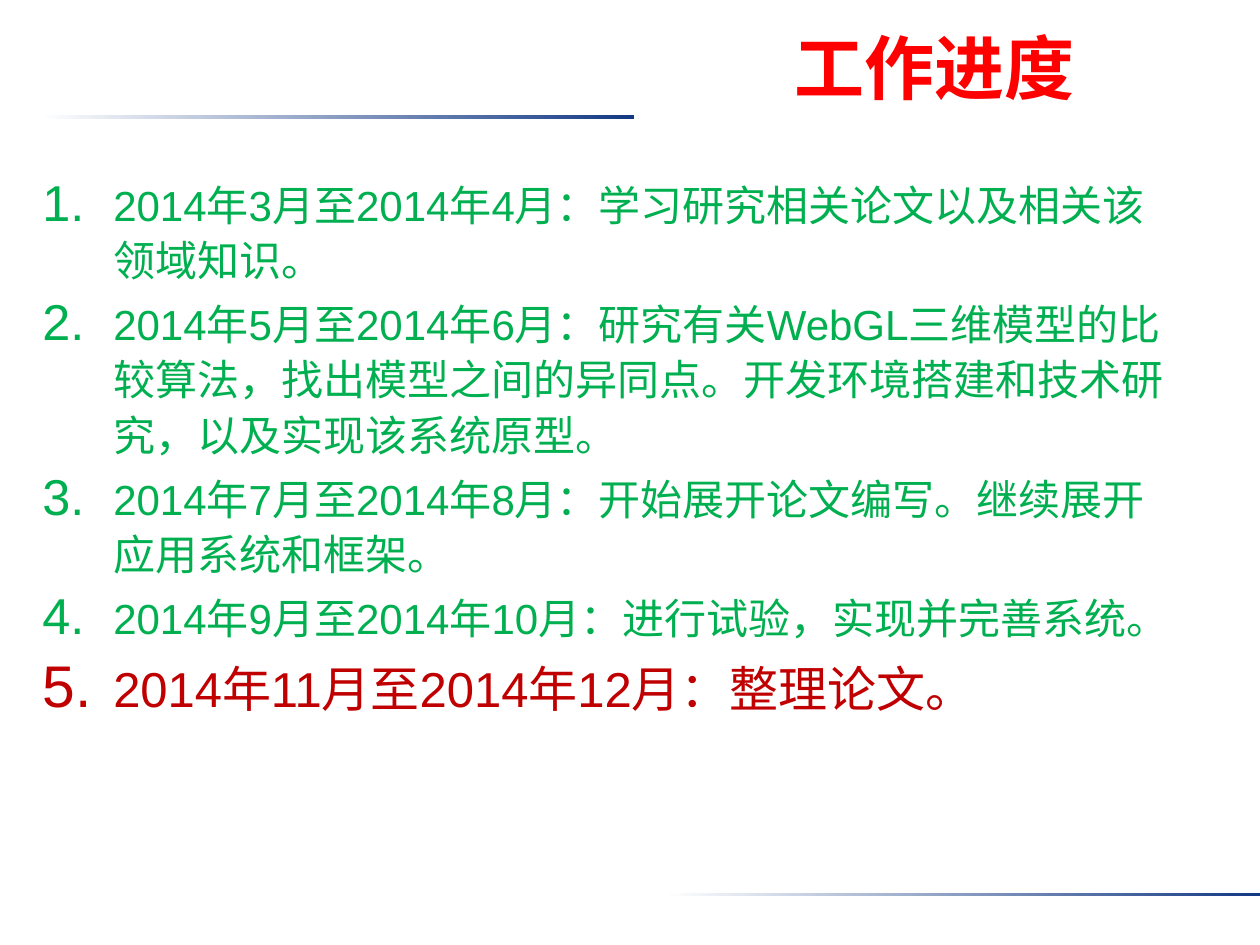
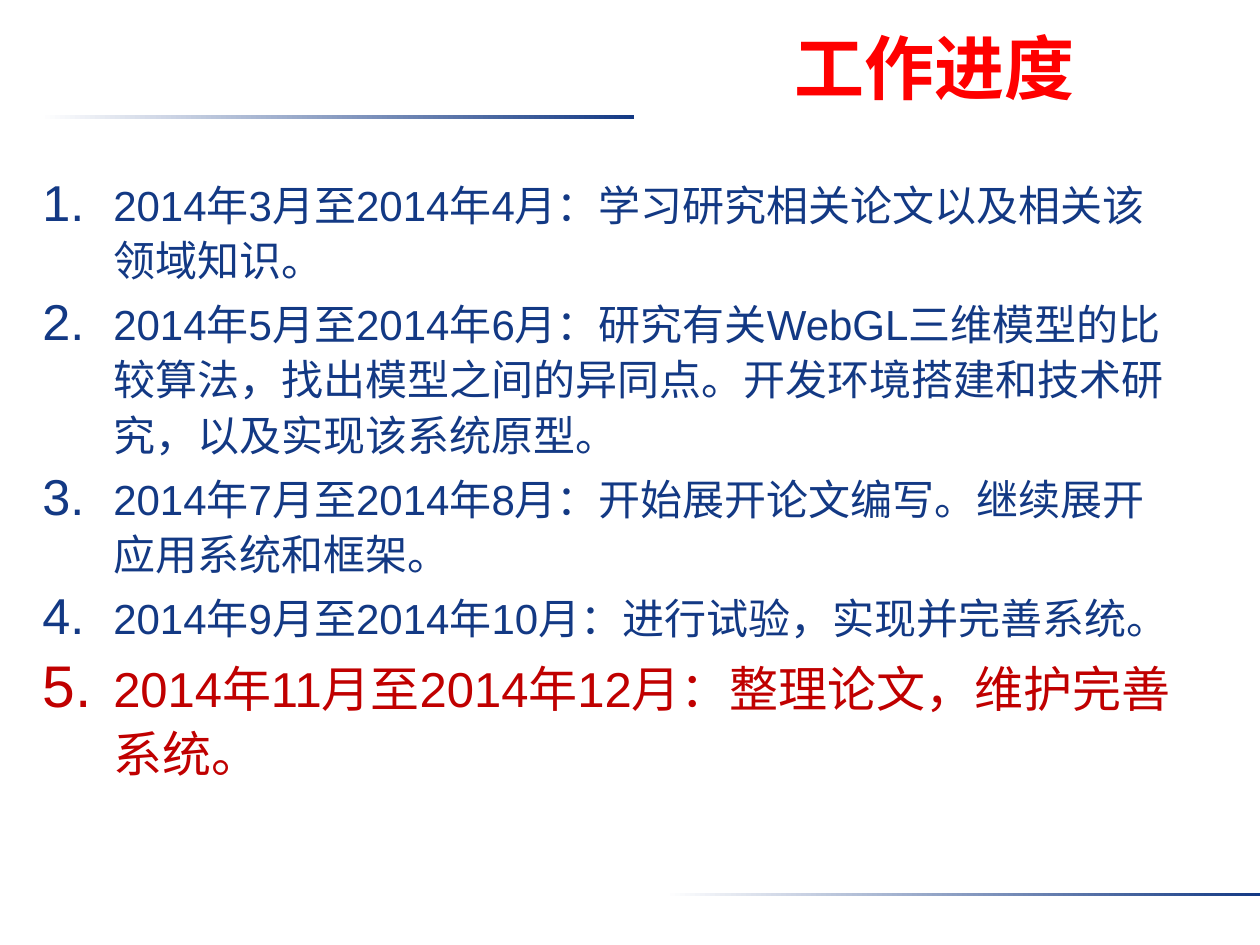
Before and after one commit to donhatquang/semantic, a slide deck: slide 14 of doc/大论文/中期答辩.pptx (slide 13 before the commit). Drawn at 1260x945 pixels with LibreOffice and Linux fonts; fonts in the diff are those of the drawing; background and template pictures are left out. Boxes give left, top, right and bottom in pixels: in the first picture for what was removed or moved away, otherwise in the second. Text is boxed around its words. In the diff, an @@ line names an element or a change of style, - is before the commit and + after.

```diff
--- a/doc/大论文/中期答辩.pptx
+++ b/doc/大论文/中期答辩.pptx
@@ text at [113,187,1168,639]: text colour #00B050 to #133984 in "2014年3月至2014年4月：学习研究相关论文以及相关该领域知识。", "2014年5月至2014年6月：研究有关WebGL三维模型的比较算法，找出模型之间的异同点。开发环境搭建和技术研究，以及 ...", "2014年7月至2014年8月：开始展开论文编写。继续展开应用系统和框架。", "2014年9月至2014年10月：进行试验，实现并完善系统。" @@
@@ text at [113,668,1170,776]: text changed @@
-5. 2014年11月至2014年12月：整理论文。
+5. 2014年11月至2014年12月：整理论文，维护完善系统。
```
Also in this commit, not shown: 9 other slides changed, 1 slide added, 1 other file.
